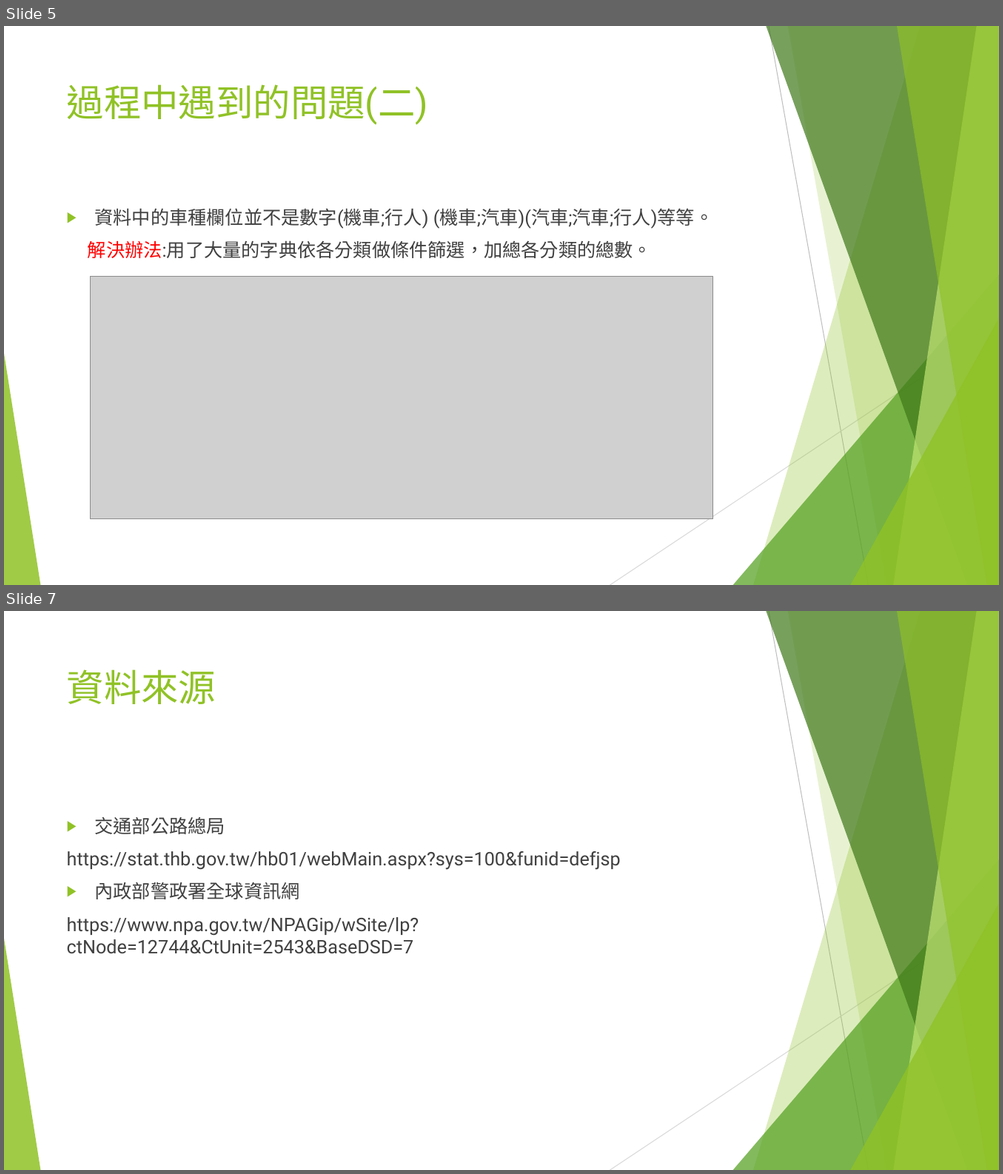
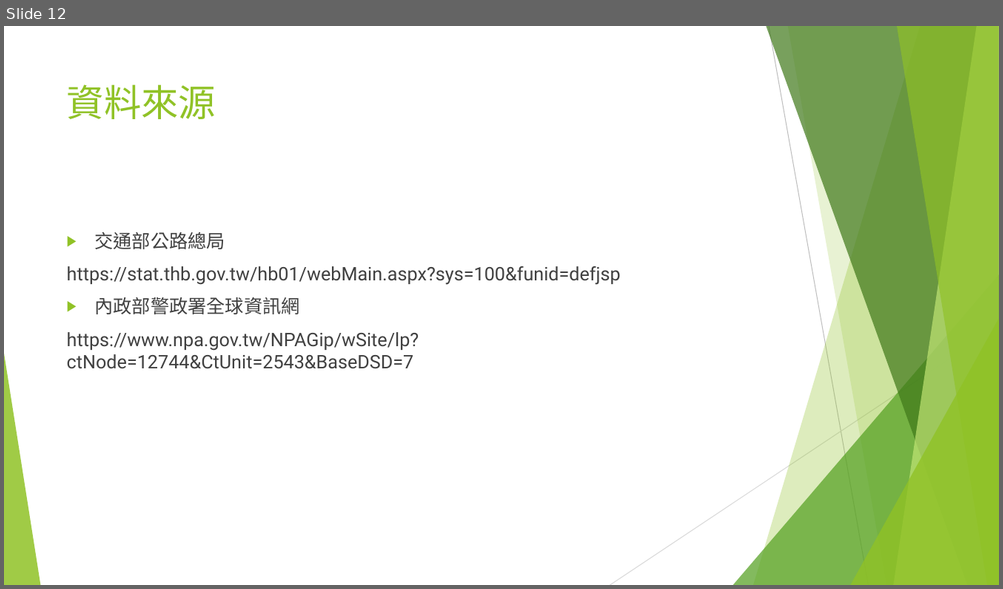
Before and after one commit to ooxx2500/python-sql-for-test, a slide deck: python/專題報告/專題報告-台灣交通事故.pptx. Shown one above the other, each under a label of ours: slides 5 and 7 before the commit, slide 12 after it; the slides between them are not shown. The pictures are 1003x1174 and 1003x589 pixels, drawn with LibreOffice and Linux fonts; fonts in the diff are those of the drawing; grey boxes stand for pictures. Boxes give left, top, right and bottom in pixels: in the first picture for what was removed or moved away, otherwise in the second. Text is boxed around its words. In the diff, an @@ line names an element or a change of style, - is before the commit and + after.

```diff
--- a/python/專題報告/專題報告-台灣交通事故.pptx
+++ b/python/專題報告/專題報告-台灣交通事故.pptx
@@ slide 5 removed at [4,26,999,585], background #FFFFFF; not listed: 10 template elements that a slide beside it also shows @@
@@ title removed at [67,84,428,125] @@
-過程中遇到的問題(二)
@@ text removed at [88,209,713,258] @@
-▶ 資料中的車種欄位並不是數字(機車;行人) (機車;汽車)(汽車;汽車;行人)等等。
-解決辦法:用了大量的字典依各分類做條件篩選，加總各分類的總數。
@@ picture removed at [90,277,713,519] @@
@@ what was slide 7 is now slide 12 @@
```
Also in this commit, not shown: 2 slides changed, 9 slides added, 3 other slides removed, 53 other files.
